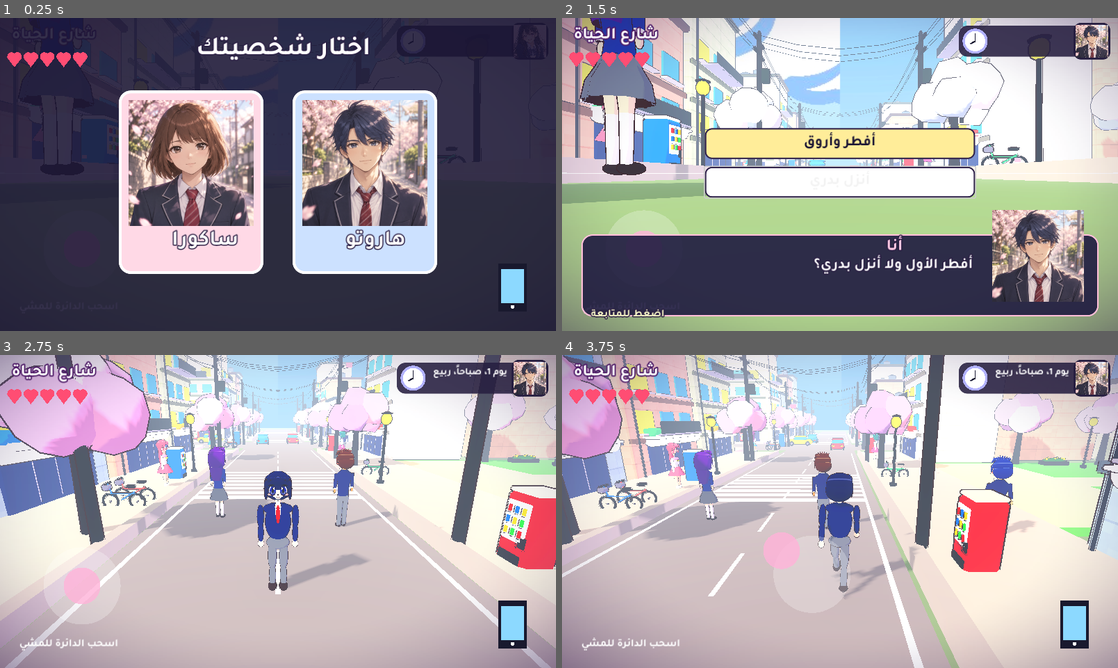
Above: before the commit, frames 1-4 (two rows, left to right).
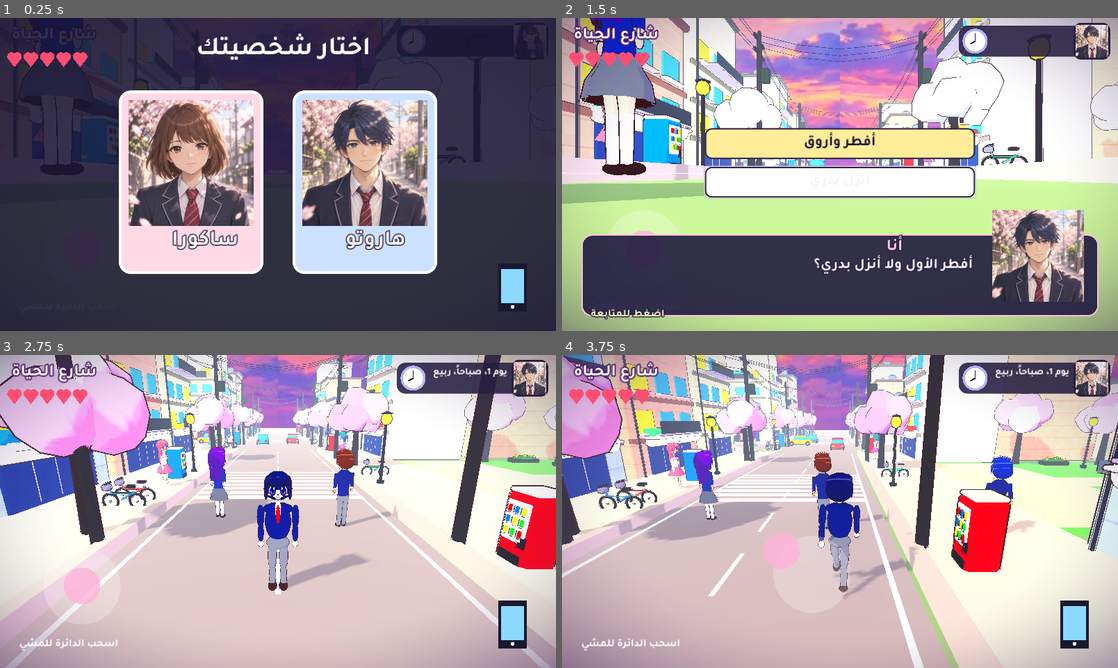
Above: after the commit, the same moments.

Repository: otakucoderstudio/anime-life-game
Game: Godot game, scene res://main.tscn
Same seed, same stepped clock (60 frames per second), same inputs: the game is played once before the commit and once after it.
Inputs (mouse positions are in pixels of both pictures, inside the frame that each line leads up to):
- Up to frame 1 (0.25 s): no input
- Up to frame 2 (1.5 s): tap Enter at 0.5 s; move the mouse to (962, 158) at 0.52 s; hold Right (ui_right) 0.53-1.25 s; click (962, 158) at 0.67 s; drag from (728, 190) to (812, 237) at 1.27 s
- Up to frame 3 (2.75 s): click "أفطر وأروق" at 2 s
- Up to frame 4 (3.75 s): move the mouse to (895, 442) at 2.77 s; hold Right (ui_right) 2.78-3.5 s; drag from (812, 574) to (673, 464) at 3.52 s

The runs differ from the first frame. In frame 2, 33% of the frame differs, in the area x 0-100%, y 0-100%; in frame 3, 18%; in frame 4, 19%.

Commit message:
Source for v3d-0.64: Graphics pass: painted sunset sky, richer colour, stronger sun, less fog

Diff:
--- a/godot-3d/main.gd
+++ b/godot-3d/main.gd
@@ -78,10 +78,10 @@
 	var s:=Sky.new(); var psm:=PanoramaSkyMaterial.new(); psm.panorama=load('res://art/sky.jpg'); s.sky_material=psm
 	env.background_mode=Environment.BG_SKY; env.sky=s
 	env.ambient_light_source=Environment.AMBIENT_SOURCE_COLOR; env.ambient_light_color=Color(0.86,0.9,1.0); env.ambient_light_energy=0.55
-	env.glow_enabled=true; env.glow_intensity=0.35; env.glow_bl …(129 unchanged characters)… E_MAPPER_FILMIC; env.tonemap_exposure=0.62; env.adjustment_enabled=true; env.adjustment_saturation=1.3; env.adjustment_contrast=1.18; env.adjustment_brightness=1.03
-	env.fog_enabled=true; env.fog_light_color=Color(0.86,0.92,1.0); env.fog_density=0.012
+	env.glow_enabled=true; env.glow_intensity=0.35; env.glow_bl …(129 unchanged characters)… E_MAPPER_FILMIC; env.tonemap_exposure=0.7; env.adjustment_enabled=true; env.adjustment_saturation=1.5; env.adjustment_contrast=1.25; env.adjustment_brightness=1.03
+	env.fog_enabled=true; env.fog_light_color=Color(0.86,0.92,1.0); env.fog_density=0.005
 	var we:=WorldEnvironment.new(); we.environment=env; add_child(we)
-	sun=DirectionalLight3D.new(); sun.rotation_degrees=Vector3( …(205 unchanged characters)… ; sun.shadow_blur=1.6; sun.light_energy=0.85; sun.shadow_opacity=0.75; add_child(sun)
+	sun=DirectionalLight3D.new(); sun.rotation_degrees=Vector3( …(205 unchanged characters)… ; sun.shadow_blur=1.6; sun.light_energy=1.15; sun.shadow_opacity=0.75; add_child(sun)
 	if OS.has_feature('mobile'):
 		get_viewport().scaling_3d_scale=0.6; Engine.max_fps=30
 	build_street()
@@ -1541,7 +1541,7 @@
 	var tw:=create_tween().set_parallel(true)
 	tw.tween_property(sun,"light_color",sc*tint,1.0); tw.tween_property(sun,"light_energy",se,1.0)
 	var misty:bool=(dday%4==1 and h>=6.0 and h<10.0) or ('mist' in OS.get_cmdline_user_args())
-	tw.tween_property(env,"fog_density",0.04 if misty else (0.02 if rainy else 0.012),1.5)
+	tw.tween_property(env,"fog_density",0.03 if misty else (0.014 if rainy else 0.005),1.5)
 	var bgm:float=0.95 if (h>=6 and h<16) else (0.7 if (h>=16 and h<19.5) else 0.16)
 	tw.tween_property(env,"background_energy_multiplier",bgm,1.0)
 	RenderingServer.global_shader_parameter_set('night',1.0 if bgm<0.3 else (0.5 if bgm<0.8 else 0.0))
Binary file changed: godot-3d/art/sky.jpg
